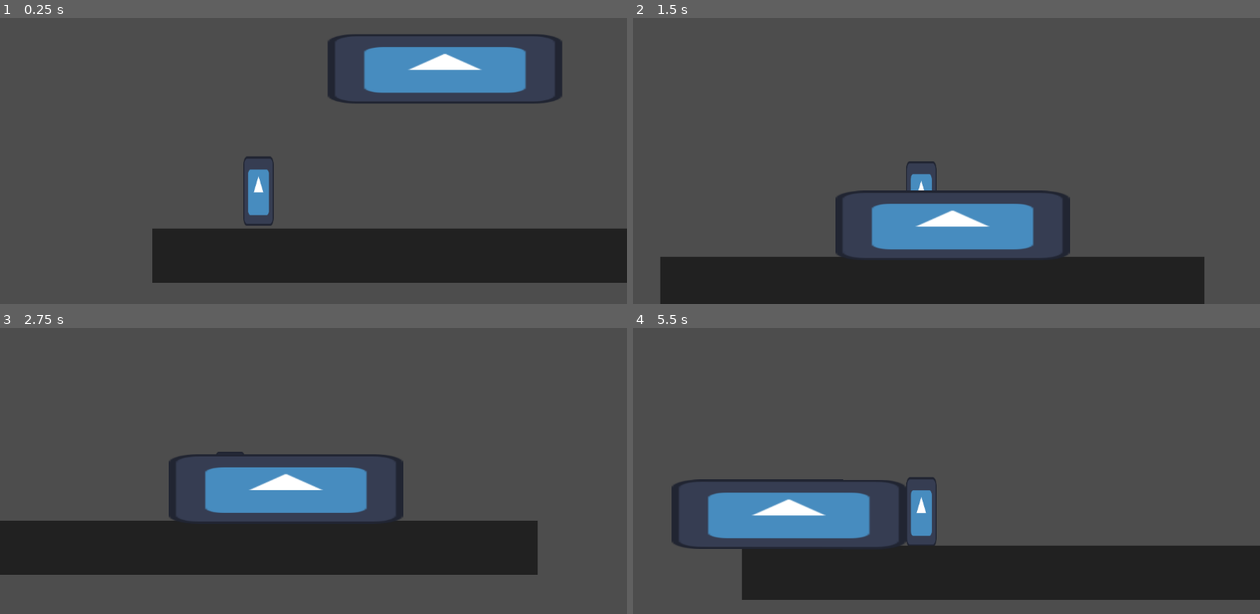
Above: before the commit, frames 1-4 (two rows, left to right).
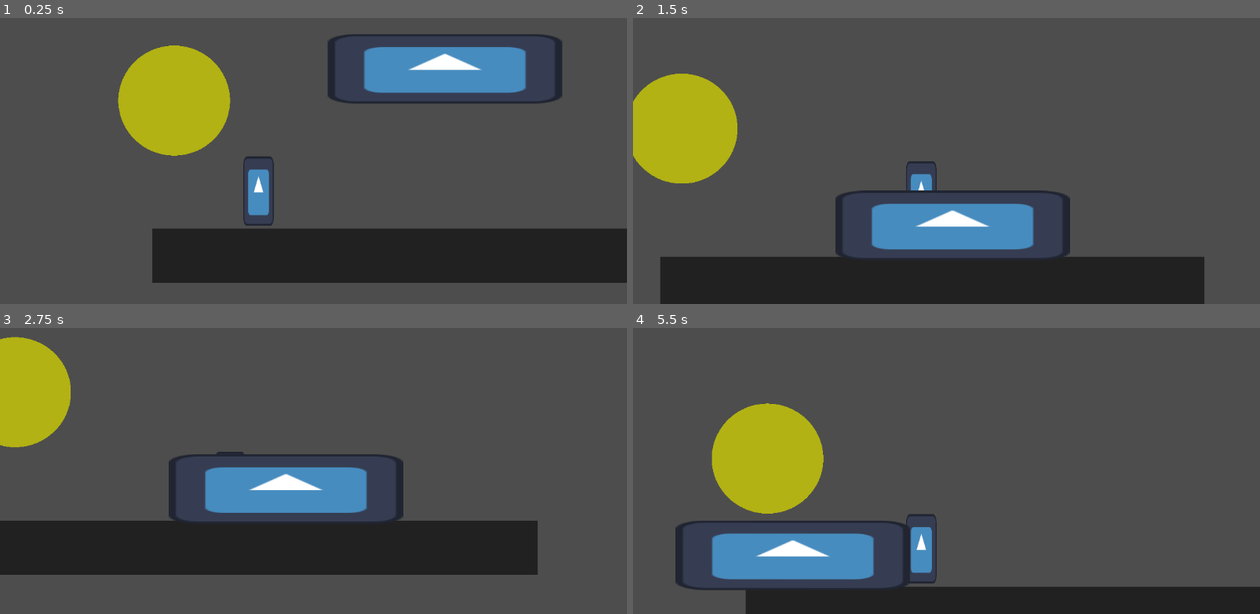
Above: after the commit, the same moments.

Repository: AidanV/Abhor-Of-Yore
Game: Godot game, scene res://scenes/world.tscn
The game is run twice, just before and just after one commit, with the same random seed, the same clock (stepped at 60 frames per second) and the same inputs. The engine's default icon, where the game draws it, is replaced by a stand-in: a white triangle on a blue panel in a dark square.
Inputs:
- Up to frame 1 (0.25 s): no input
- Up to frame 2 (1.5 s): hold D (move_right) from 0.53 s (still down); tap F (interact) at 0.6, 1.35 s; tap Space (jump) at 0.77 s
- Up to frame 3 (2.75 s): tap Space (jump) at 1.52 s; release D (move_right) at 2.03 s; hold A (move_left) from 2.03 s (still down); tap F (interact) at 2.1 s
- Up to frame 4 (5.5 s): tap F (interact) every 0.75 s from 2.85 to 5.1 s; tap Space (jump) at 3.02, 3.77, 4.52 s; release A (move_left) at 4.28 s; hold D (move_right) from 4.28 s (still down)

The runs differ from the first frame. In frame 1, 5.4% of the frame differs, in the area x 18-37%, y 9-49%; in frame 2, 5.3%; in frame 3, 3.6%; in frame 4, 27%, in the area x 6-100%, y 26-100%.

Commit message:
Respawning when hitting light

Diff:
--- /dev/null
+++ b/scenes/light.tscn
@@ -0,0 +1,32 @@
+[gd_scene load_steps=5 format=3 uid="uid://mequ40xbg6tq"]
+
+[ext_resource type="Script" uid="uid://c72nlwrx8nlv0" path="res://scripts/light.gd" id="1_24oxn"]
+
+[sub_resource type="SphereMesh" id="SphereMesh_cur4t"]
+
+[sub_resource type="CircleShape2D" id="CircleShape2D_24oxn"]
+radius = 106.118
+
+[sub_resource type="CircleShape2D" id="CircleShape2D_2e2gu"]
+radius = 105.076
+
+[node name="Light" type="StaticBody2D"]
+collision_layer = 0
+collision_mask = 0
+script = ExtResource("1_24oxn")
+
+[node name="MeshInstance2D" type="MeshInstance2D" parent="."]
+modulate = Color(0.839216, 0.839216, 0, 0.486275)
+position = Vector2(-9.53674e-07, 2.38419e-07)
+scale = Vector2(205.293, 202.75)
+mesh = SubResource("SphereMesh_cur4t")
+
+[node name="CollisionShape2D" type="CollisionShape2D" parent="."]
+shape = SubResource("CircleShape2D_24oxn")
+
+[node name="Area2D" type="Area2D" parent="."]
+
+[node name="CollisionShape2D" type="CollisionShape2D" parent="Area2D"]
+shape = SubResource("CircleShape2D_2e2gu")
+
+[connection signal="body_entered" from="Area2D" to="." method="_on_area_2d_body_entered"]
--- a/scenes/world.tscn
+++ b/scenes/world.tscn
@@ -1,8 +1,9 @@
-[gd_scene load_steps=6 format=3 uid="uid://4mi054wl5e8w"]
+[gd_scene load_steps=7 format=3 uid="uid://4mi054wl5e8w"]
 
 [ext_resource type="Script" uid="uid://b75j0wvj8pn8j" path="res://scripts/restart.gd" id="1_4wyf3"]
 [ext_resource type="PackedScene" uid="uid://wpd6m7trg4o8" path="res://scenes/player.tscn" id="1_nnsk1"]
 [ext_resource type="PackedScene" uid="uid://bn3yqaqp5gupk" path="res://scenes/coffin.tscn" id="2_rwgxs"]
+[ext_resource type="PackedScene" uid="uid://mequ40xbg6tq" path="res://scenes/light.tscn" id="4_k0juu"]
 
 [sub_resource type="QuadMesh" id="QuadMesh_nnsk1"]
 size = Vector2(1000, 100)
@@ -32,3 +33,6 @@
 position = Vector2(626, 192)
 collision_layer = 2
 collision_mask = 2
+
+[node name="Light" parent="." instance=ExtResource("4_k0juu")]
+position = Vector2(128, 265)
--- /dev/null
+++ b/scripts/light.gd
@@ -0,0 +1,7 @@
+extends StaticBody2D
+
+
+
+func _on_area_2d_body_entered(body: Node2D) -> void:
+	if body.name == "Player":
+		body.global_position = get_node("../Coffin").global_position
Not shown, added: scripts/light.gd.uid
